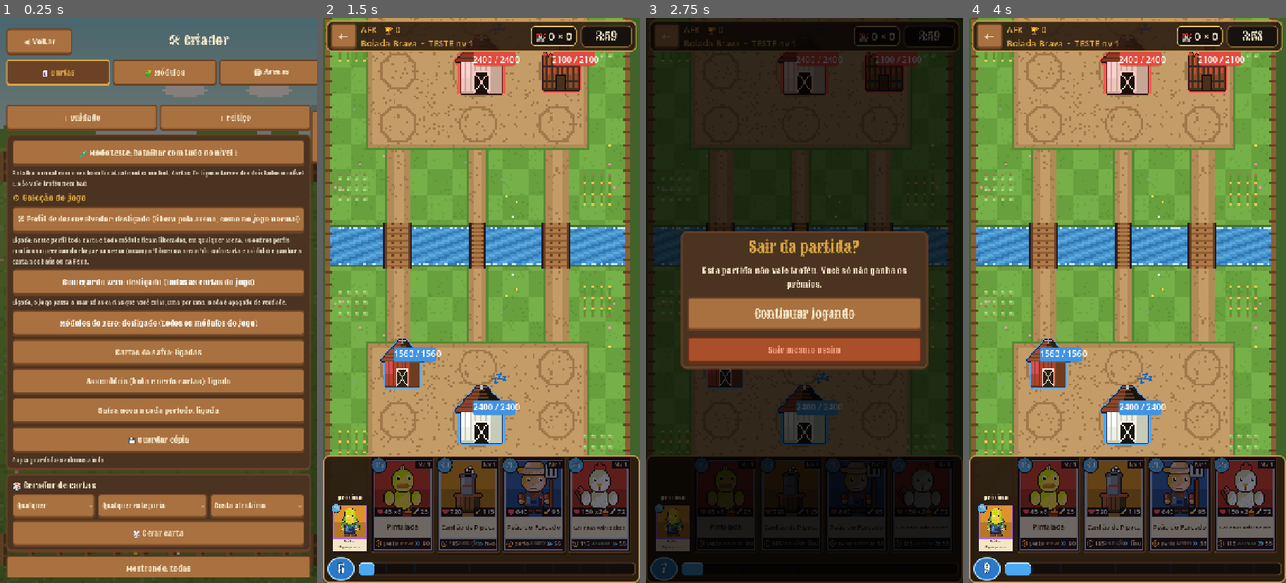
Above: before the commit, frames 1-4 (left to right).
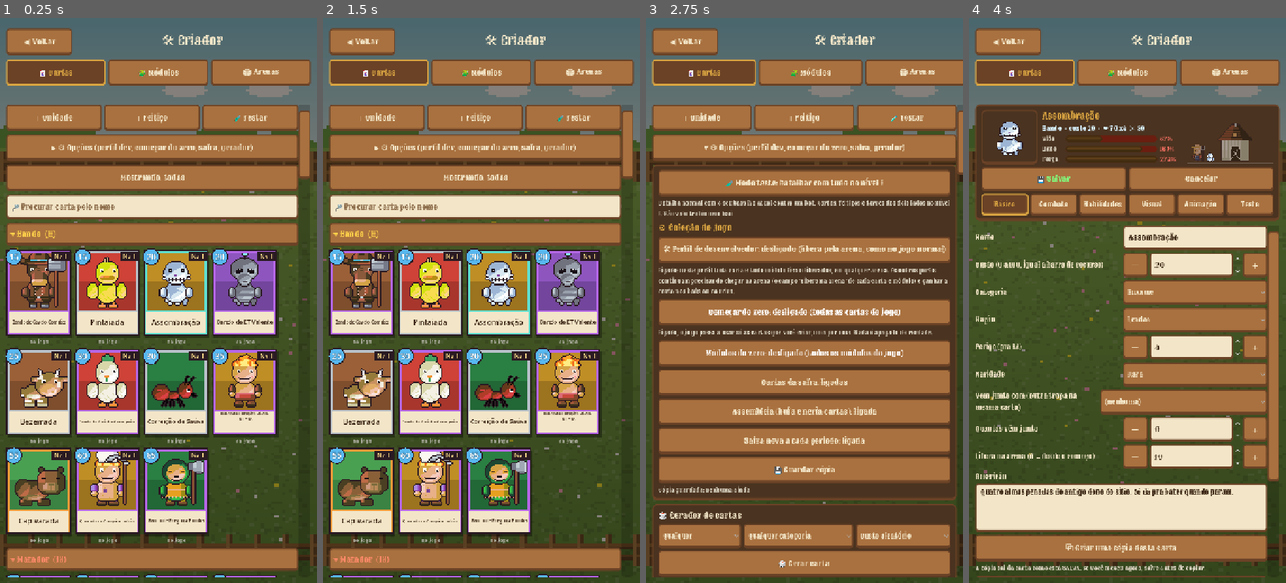
Above: after the commit, the same moments.

Repository: Generadevde/farmarena
Game: Godot game, scene res://creator/creator_menu.tscn
Same seed, same stepped clock (60 frames per second), same inputs: the game is played once before the commit and once after it. This scene is started directly instead of the project's main scene. The engine's default icon, where the game draws it, is replaced by a stand-in: a white triangle on a blue panel in a dark square.
Inputs (mouse positions are in pixels of both pictures, inside the frame that each line leads up to):
- Up to frame 1 (0.25 s): no input
- Up to frame 2 (1.5 s): click (475, 147) at 0.5 s, where only the run after the commit has a clickable "▸ ⚙ Opções (perfil dev, começ…"; click (481, 147) at 1.25 s, where only the run after the commit has a clickable "▾ ⚙ Opções (perfil dev, começ…"
- Up to frame 3 (2.75 s): click "←" (after the commit: "▸ ⚙ Opções (perfil dev, começ…") at 2 s
- Up to frame 4 (4 s): click (1127, 147) at 2.75 s, where only the run after the commit has a clickable "▾ ⚙ Opções (perfil dev, começ…"; click (1127, 311) at 3.5 s, where only the run before the commit has a clickable "Continuar jogando"

The runs differ from the first frame. In frame 1, 68% of the frame differs, in the area x 1-100%, y 2-99%; in frame 2, 96%; in frame 3, 92%; in frame 4, 97%, in the area x 0-100%, y 0-100%.

Commit message:
Criador: cartas em grade por classificação, opções guardadas e duplicar carta
- Lista de cartas vira grade de 4 por linha, um bloco por classificação (Bando, Matador,
  Tanque...), em ordem de custo; o título do bloco abre e fecha.
- As opções (perfil dev, começar do zero, safra, cópia de segurança, gerador) ficam atrás de um
  botão: abertas elas empurravam as cartas pro fim da tela. "Testar" fica ao lado de + Feitiço.
- "Criar uma cópia desta carta" na aba Básico: abre uma carta nova igual, a original não muda.
- Testes da lista e da cópia.

Co-Authored-By: Claude Fable 5.2 <noreply@anthropic.com>
Claude-Session: https://claude.ai/code/session_01F2c9wwKpd4XWAaAeM55Dzi

Diff:
--- a/ci/battle_test.gd
+++ b/ci/battle_test.gd
@@ -501,6 +501,46 @@
 	await get_tree().process_frame
 	var cr = load("res://creator/creator_menu.tscn").instantiate()
 	add_child(cr)
+	await get_tree().process_frame
+	# lista do Criador por classificação: tem bloco de mais de um tipo, com grade de cartas, e fecha/abre
+	cr._show_custom_only = false
+	cr._search = ""
+	cr._closed_groups = {}
+	cr._fill_card_rows()
+	await get_tree().process_frame
+	await get_tree().process_frame
+	var heads_n = 0
+	var grids_n = 0
+	var cards_n = 0
+	for n in cr._rows_box.get_children():
+		if n is Button:
+			heads_n += 1
+		elif n is GridContainer:
+			grids_n += 1
+			cards_n += n.get_child_count()
+	cr._closed_groups = {"bando": true, "tanque": true}
+	cr._fill_card_rows()
+	await get_tree().process_frame
+	await get_tree().process_frame
+	var grids_closed = 0
+	for n in cr._rows_box.get_children():
+		grids_closed += 1 if n is GridContainer else 0
+	cr._closed_groups = {}
+	_check("lista do Criador por classificação (grade que abre e fecha)", heads_n >= 4 and grids_n == heads_n and cards_n >= 20 and grids_closed < grids_n,
+		"%d títulos, %d grades, %d cartas, %d grades com 2 fechadas" % [heads_n, grids_n, cards_n, grids_closed])
+	# duplicar: a cópia vira carta nova, igual, e a original não muda
+	var src_c: CardData = Catalogo.card("vaca_brava")
+	var src_hp = DeckBuilder.get_unit_stats(src_c).hp
+	var n_cards = CardDatabase.all_cards.size()
+	var cp = CustomContent.copy_card_pack(src_c)
+	cp["stats"].hp = src_hp + 123
+	var copied: CardData = CustomContent.save_card(cp, true)
+	var copy_ok = copied != null and copied != src_c and copied.resource_path != src_c.resource_path and CustomContent.is_custom(copied) \
+		and copied.card_name == src_c.card_name + " (cópia)" and DeckBuilder.get_unit_stats(copied).hp == src_hp + 123 \
+		and DeckBuilder.get_unit_stats(src_c).hp == src_hp and CardDatabase.all_cards.size() == n_cards + 1 and copied.unit_scene != src_c.unit_scene
+	if copied != null:
+		CustomContent.delete_custom_card(copied)
+	_check("duplicar carta: a cópia é carta nova e a original não muda", copy_ok)
 	await get_tree().create_timer(0.4).timeout
 	var peao: CardData = Catalogo.card("peao_forcado")
 	var hp_before = DeckBuilder.get_unit_stats(peao).hp
--- a/creator/creator_menu.gd
+++ b/creator/creator_menu.gd
@@ -225,8 +225,24 @@
 	_body.add_child(new_row)
 	new_row.add_child(_button("+ Unidade", func(): _open_card_form(CustomContent.make_blank_card(false))))
 	new_row.add_child(_button("+ Feitiço", func(): _open_card_form(CustomContent.make_blank_card(true))))
-	_build_collection_panel()
-
+	var quick_test = _button("🧪 Testar", func(): MatchSetup.start_test_match(get_tree()))
+	quick_test.disabled = !CustomContent.can_battle()
+	new_row.add_child(quick_test)
+	# as opções (perfil dev, começar do zero, safra, cópia, gerador) ficam GUARDADAS num botão:
+	# abertas elas empurravam as cartas lá pra baixo da tela
+	_body.add_child(_button(("▾ " if _show_options else "▸ ") + "⚙ Opções (perfil dev, começar do zero, safra, gerador)", func():
+		_show_options = !_show_options
+		_show_list()))
+	if _show_options:
+		_build_collection_panel()
+		_build_generator_panel()
+	_build_card_filter_and_rows()
+
+
+var _show_options := false
+
+
+func _build_generator_panel():
 	# gerador
 	var gen_panel = PanelContainer.new()
 	_body.add_child(gen_panel)
@@ -252,6 +268,8 @@
 		_say("Carta gerada! Ajusta o que quiser e aperta Salvar.")
 	))
 
+
+func _build_card_filter_and_rows():
 	var filter = _button("Mostrando: " + ("só as minhas" if _show_custom_only else "todas"), func():
 		_show_custom_only = !_show_custom_only
 		_show_list()
@@ -274,6 +292,7 @@
 
 
 var _search := ""
+var _closed_groups := {}   # classificações fechadas na lista (toque no título abre e fecha)
 var _rows_box: VBoxContainer
 
 
@@ -293,21 +312,68 @@
 		return a.card_name < b.card_name
 	)
 	var want = _search.strip_edges().to_lower()
+	# POR CLASSIFICAÇÃO, em grade (igual a tela de baralho): cada tipo tem o seu bloco, que abre e fecha
+	var groups := {}
 	for card in cards:
 		if card == null:
 			continue
-		var custom = CustomContent.is_custom(card)
-		if _show_custom_only and !custom:
+		if _show_custom_only and !CustomContent.is_custom(card):
 			continue
 		if want != "" and !card.card_name.to_lower().contains(want):
 			continue
-		var tag = "⭐ criada por você" if custom else ("✏️ editada" if CustomContent.has_override(card) else "do jogo")
-		if CustomContent.is_spawn_only(card):
-			tag = "🐣 só invocação"
-		var kind_text = str(Catalogo.KINDS.get(Catalogo.kind_of(card), {}).get("nome", "Tropa"))
-		var c = card
-		_rows_box.add_child(_list_row(card.icon, card.card_name, "%s · custo %d · %s" % [kind_text, card.cost, tag],
-			func(): _open_card_form(CustomContent.open_card_for_edit(c))))
+		var k = "invocacao" if CustomContent.is_spawn_only(card) else str(Catalogo.kind_of(card))
+		if !groups.has(k):
+			groups[k] = []
+		groups[k].append(card)
+	var order: Array = Catalogo.KINDS.keys()
+	for k in groups.keys():
+		if !order.has(k):
+			order.append(k)
+	var shown = 0
+	for k in order:
+		if !groups.has(k):
+			continue
+		var list: Array = groups[k]
+		list.sort_custom(func(a, b): return a.cost < b.cost if a.cost != b.cost else a.card_name < b.card_name)
+		shown += list.size()
+		var info: Dictionary = Catalogo.KINDS.get(k, {})
+		var title = "🐣 Só invocação" if k == "invocacao" else str(info.get("nome", "Outras"))
+		var closed = _closed_groups.has(k) and want == ""
+		var head = Button.new()
+		head.text = "%s %s  (%d)" % ["▸" if closed else "▾", title, list.size()]
+		head.alignment = HORIZONTAL_ALIGNMENT_LEFT
+		head.custom_minimum_size = Vector2(0, 52)
+		head.add_theme_font_size_override("font_size", 19)
+		head.add_theme_color_override("font_color", Color(str(info.get("cor", "#ffe9a8"))))
+		var key = k
+		head.pressed.connect(func():
+			if _closed_groups.has(key):
+				_closed_groups.erase(key)
+			else:
+				_closed_groups[key] = true
+			_fill_card_rows())
+		_rows_box.add_child(head)
+		if closed:
+			continue
+		var grid = GridContainer.new()
+		grid.columns = 4
+		grid.add_theme_constant_override("h_separation", 6)
+		grid.add_theme_constant_override("v_separation", 6)
+		_rows_box.add_child(grid)
+		for card in list:
+			var cell = VBoxContainer.new()
+			cell.add_theme_constant_override("separation", 0)
+			var cv = CardView.make(card, 150)
+			var c = card
+			cv.tapped.connect(func(_x): _open_card_form(CustomContent.open_card_for_edit(c)))
+			cell.add_child(cv)
+			var tag = _label("⭐ sua" if CustomContent.is_custom(card) else ("✏️ editada" if CustomContent.has_override(card) else "do jogo"), 12)
+			tag.horizontal_alignment = HORIZONTAL_ALIGNMENT_CENTER
+			tag.add_theme_color_override("font_color", Color(1.0, 0.85, 0.4) if CustomContent.is_custom(card) else Color(0.7, 0.7, 0.65))
+			cell.add_child(tag)
+			grid.add_child(cell)
+	if shown == 0:
+		_rows_box.add_child(_note("Nenhuma carta aqui ainda." if want == "" else "Nenhuma carta com esse nome."))
 
 
 func _open_card_form(pack: Dictionary):
@@ -1243,6 +1309,13 @@
 		if _ed_kind == "feitico" and str(f[0]).begins_with("companion_"):
 			continue   # feitiço não leva tropa junto (ele invoca: está na aba Efeito)
 		_field(_work["card"], f)
+	# DUPLICAR: abre uma carta nova igual a esta (a que está salva), pra mexer sem estragar a original
+	if !_orig.get("is_new", false):
+		var src_card: CardData = _orig["card"]
+		_field_box.add_child(_button("⧉ Criar uma cópia desta carta", func():
+			_open_card_form(CustomContent.copy_card_pack(src_card))
+			_say("Cópia aberta: mude o nome e o que quiser e aperte Salvar. A original não muda.")))
+		_field_box.add_child(_note("A cópia sai da carta como está SALVA. Se você mexeu agora, salve antes de copiar."))
 	if _ed_kind != "tropa":
 		return
 	var card: CardData = _orig["card"]
--- a/creator/custom_content.gd
+++ b/creator/custom_content.gd
@@ -632,6 +632,24 @@
 	return {"card": card, "stats": stats, "spell": card.spell_data, "image": img, "is_new": false, "proj_image": proj_img}
 
 
+## CÓPIA de uma carta (sua ou do jogo): abre como carta NOVA, com tudo igual e " (cópia)" no nome.
+## Só vira carta de verdade quando salvar; a original não muda.
+func copy_card_pack(card: CardData) -> Dictionary:
+	var src = open_card_for_edit(card)
+	var c2: CardData = card.duplicate()
+	c2.card_name = card.card_name + " (cópia)"
+	c2.unit_scene = null
+	c2.spell_data = null
+	c2.icon = null
+	if card.art_recipe != null:
+		c2.art_recipe = card.art_recipe.duplicate()
+	if card.art_palette != null:
+		c2.art_palette = card.art_palette.duplicate()
+	var st2: UnitData = src["stats"].duplicate() if src["stats"] != null else null
+	return {"card": c2, "stats": st2, "spell": src["spell"].duplicate() if src["spell"] != null else null,
+		"image": src["image"].duplicate(), "proj_image": src["proj_image"].duplicate(), "proj_changed": true, "is_new": true}
+
+
 # salva um pacote de edição. Pra carta criada: grava os arquivos. Pra carta
 # ORIGINAL do jogo: aplica na memória e guarda como override
 func save_card(pack: Dictionary, image_changed: bool) -> CardData:
